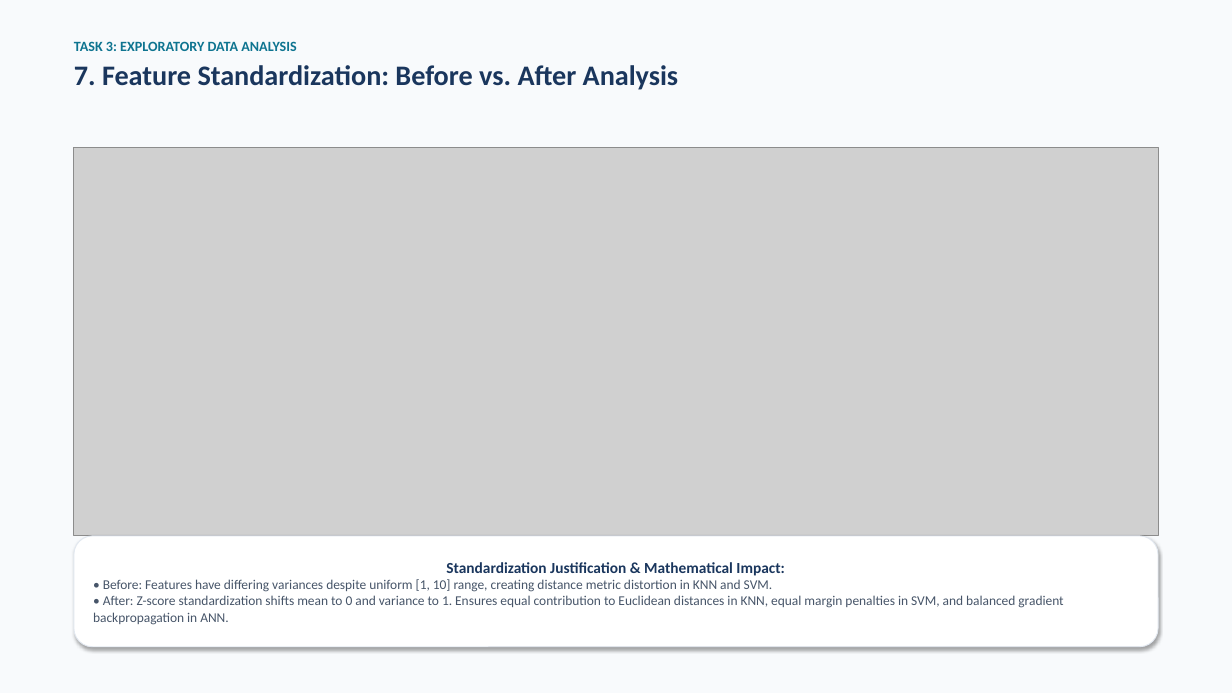
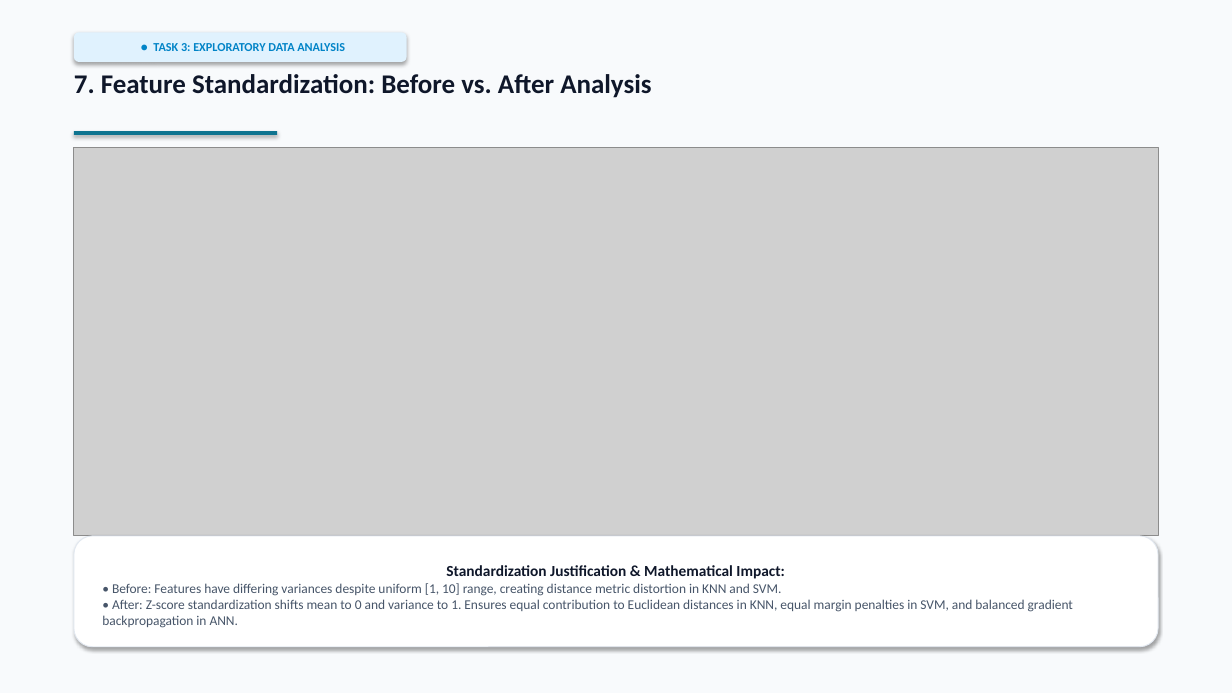
Before and after one commit to RemonAyman/advai, a slide deck: slide 8 of breast_cancer_classification_presentation.pptx. Drawn at 1232x693 pixels with LibreOffice and Linux fonts; fonts in the diff are those of the drawing; grey boxes stand for pictures. Boxes give left, top, right and bottom in pixels: in the first picture for what was removed or moved away, otherwise in the second. Text is boxed around its words. In the diff, an @@ line names an element or a change of style, - is before the commit and + after.

```diff
--- a/breast_cancer_classification_presentation.pptx
+++ b/breast_cancer_classification_presentation.pptx
@@ text at (74, 41, 296, 51): paragraph removed @@
-TASK 3: EXPLORATORY DATA ANALYSIS
@@ rounded rectangle added at (74, 32, 407, 62), fill #E0F2FE, 9.5 pt, text #0284C7, bold @@
+● TASK 3: EXPLORATORY DATA ANALYSIS
@@ text "7. Feature Standardization: Before vs. ...": place and size @@
-text "7. Feature Standardization: Before vs. ..." at (74, 41, 679, 90)
+text "7. Feature Standardization: Before vs. ..." at (74, 74, 651, 98)
@@ text "7. Feature Standardization: Before vs. ..." at (74, 74, 651, 98): size 22 to 21 pt, text colour #1A365D to #0F172A; less space between paragraphs @@
@@ rectangle added at (74, 131, 277, 135), fill #0E7490 @@
@@ text in rounded rectangle at (446, 565, 784, 579): text colour #1A365D to #0F172A in "Standardization Justification & Mathematical Impact:" @@
```
Also in this commit, not shown: 12 other slides changed, 2 other files.
